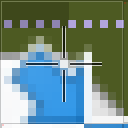
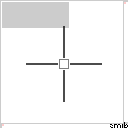
Revision of a layered 128x128 image; what changed, layer by layer:
added layer "smib" above "TextBackdrop" over [left=110, top=122, right=128, bottom=128]
added layer "Border copy 2" (50%) above "Border" over [left=59, top=59, right=69, bottom=69]
hid "Layer 9" over [left=0, top=0, right=128, bottom=128]
